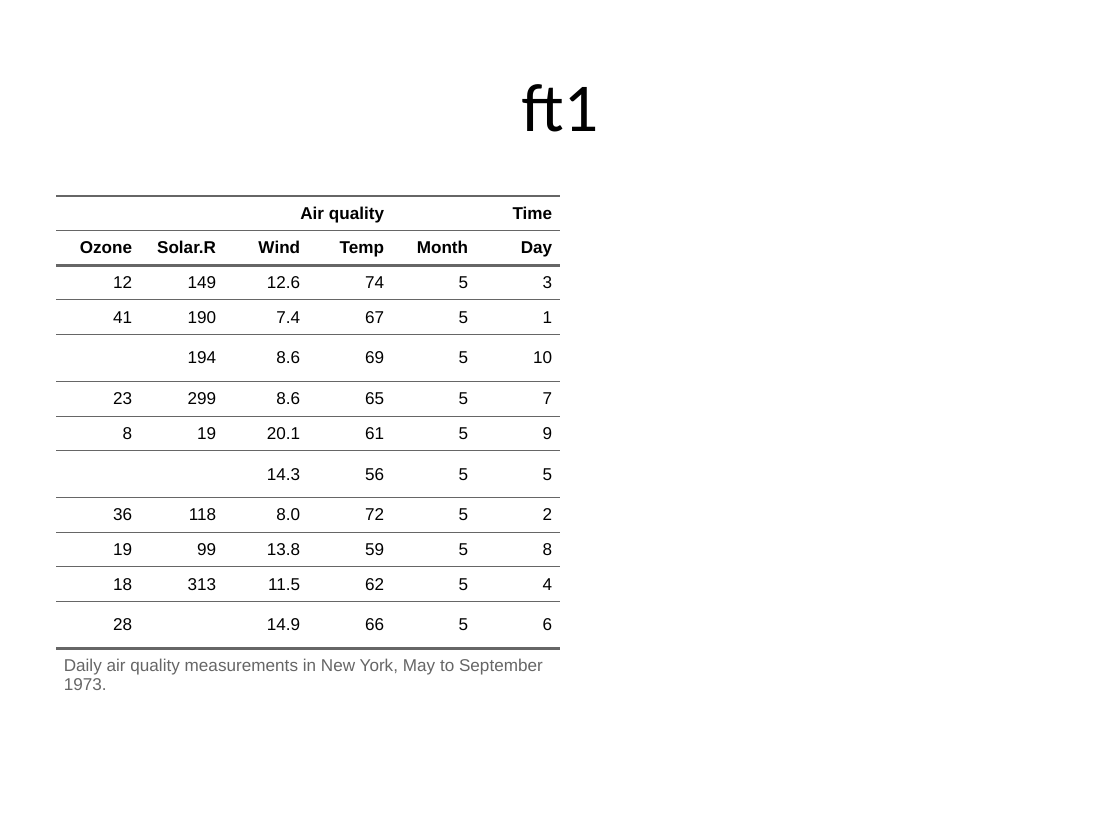
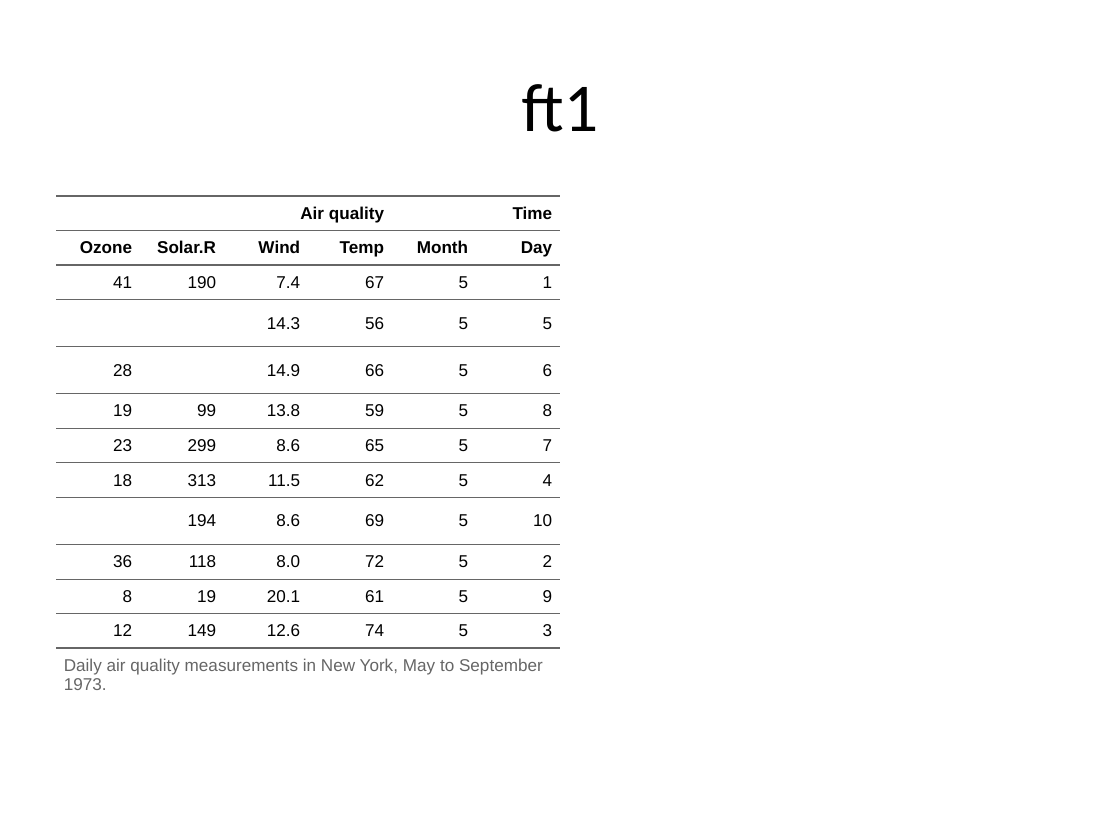
Before and after one commit to RaymondLTremblay/Visualizacion_Datos, a slide deck: slide 1 of ft.pptx. Drawn at 1120x840 pixels with LibreOffice and Linux fonts; fonts in the diff are those of the drawing. Boxes give left, top, right and bottom in pixels: in the first picture for what was removed or moved away, otherwise in the second. Text is boxed around its words. In the diff, an @@ line names an element or a change of style, - is before the commit and + after.

```diff
--- a/ft.pptx
+++ b/ft.pptx
@@ table at bbox=[56, 196, 560, 750] @@
+row 3: 41 | 190 | 7.4 | 67 | 5 | 1
+row 4:  |  | 14.3 | 56 | 5 | 5
+row 5: 28 |  | 14.9 | 66 | 5 | 6
+row 6: 19 | 99 | 13.8 | 59 | 5 | 8
+row 7: 23 | 299 | 8.6 | 65 | 5 | 7
+row 8: 18 | 313 | 11.5 | 62 | 5 | 4
+row 9:  | 194 | 8.6 | 69 | 5 | 10
+row 10: 36 | 118 | 8.0 | 72 | 5 | 2
+row 11: 8 | 19 | 20.1 | 61 | 5 | 9
-row 4: 41 | 190 | 7.4 | 67 | 5 | 1
-row 5:  | 194 | 8.6 | 69 | 5 | 10
-row 6: 23 | 299 | 8.6 | 65 | 5 | 7
-row 7: 8 | 19 | 20.1 | 61 | 5 | 9
-row 8:  |  | 14.3 | 56 | 5 | 5
-row 9: 36 | 118 | 8.0 | 72 | 5 | 2
-row 10: 19 | 99 | 13.8 | 59 | 5 | 8
-row 11: 18 | 313 | 11.5 | 62 | 5 | 4
-row 12: 28 |  | 14.9 | 66 | 5 | 6
@@ borders changed @@
```
Also in this commit, not shown: 11 other files.
